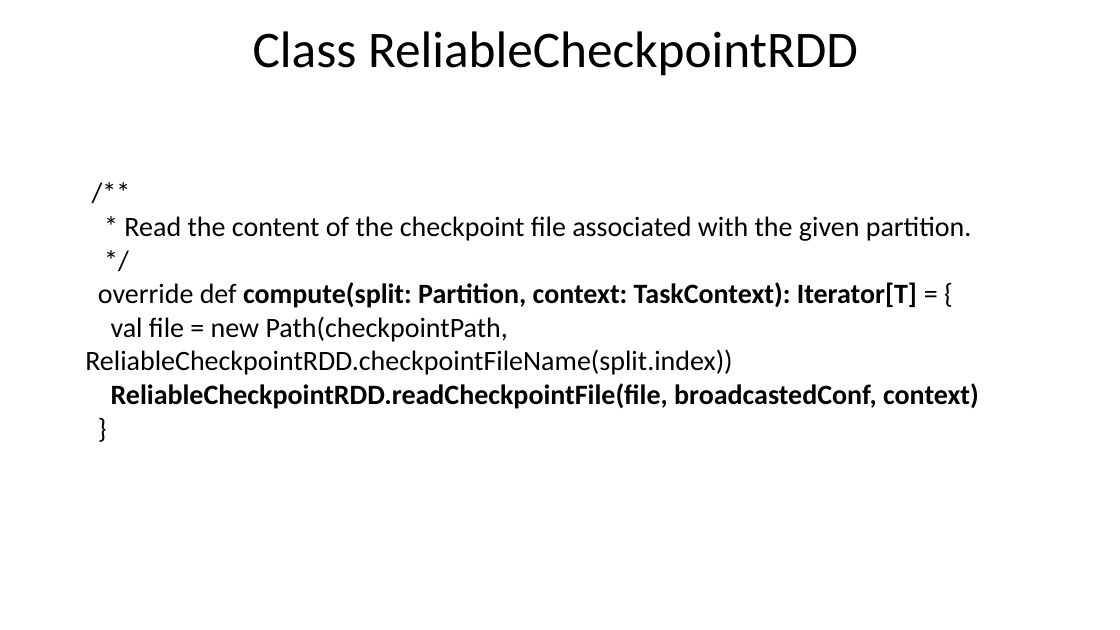
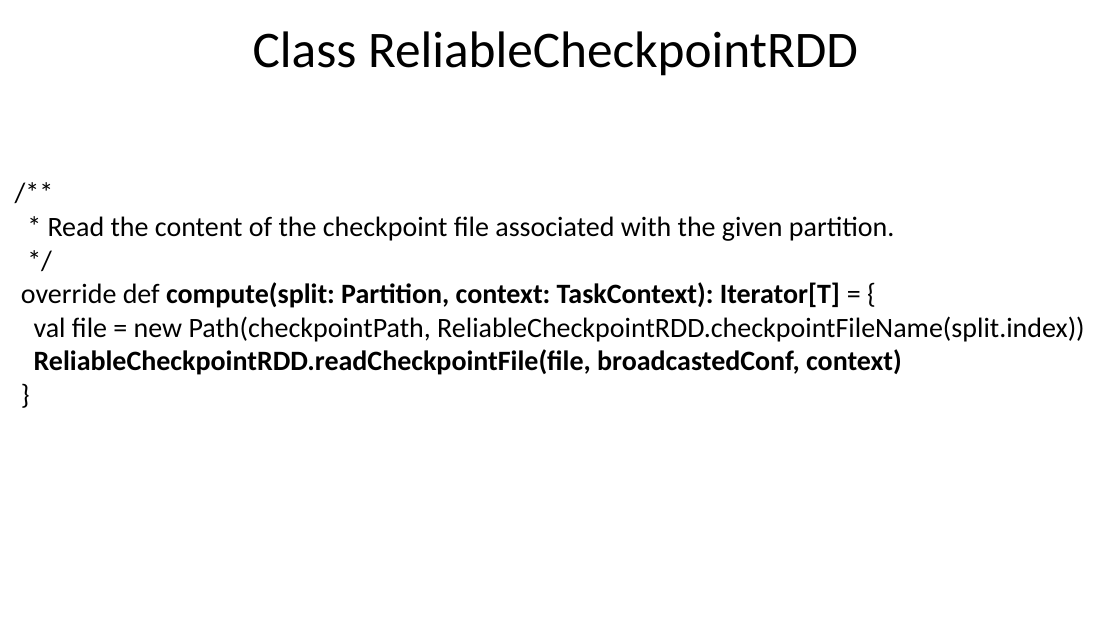
Before and after one commit to nkudinov/apache_spark_pptx, a slide deck: slide 22 of Spark_checkpoint.pptx (slide 20 before the commit). Drawn at 1120x630 pixels with LibreOffice and Linux fonts; fonts in the diff are those of the drawing. Boxes give left, top, right and bottom in pixels: in the first picture for what was removed or moved away, otherwise in the second. Text is boxed around its words. In the diff, an @@ line names an element or a change of style, - is before the commit and + after.

Commit message:
add more details about checkpoint

```diff
--- a/Spark_checkpoint.pptx
+++ b/Spark_checkpoint.pptx
@@ text "/**" rewrapped from bbox=[85, 216, 979, 409] to bbox=[21, 216, 1085, 375] @@
```
Also in this commit, not shown: 6 other slides changed, 4 slides added, 2 slides removed.
